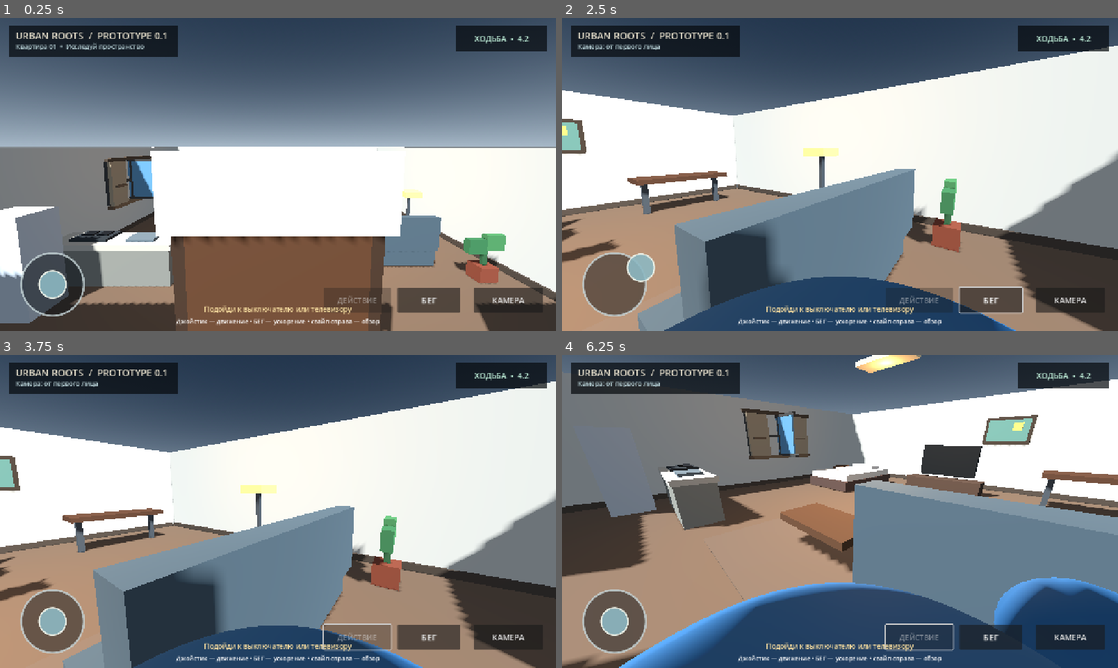
Above: before the commit, frames 1-4 (two rows, left to right).
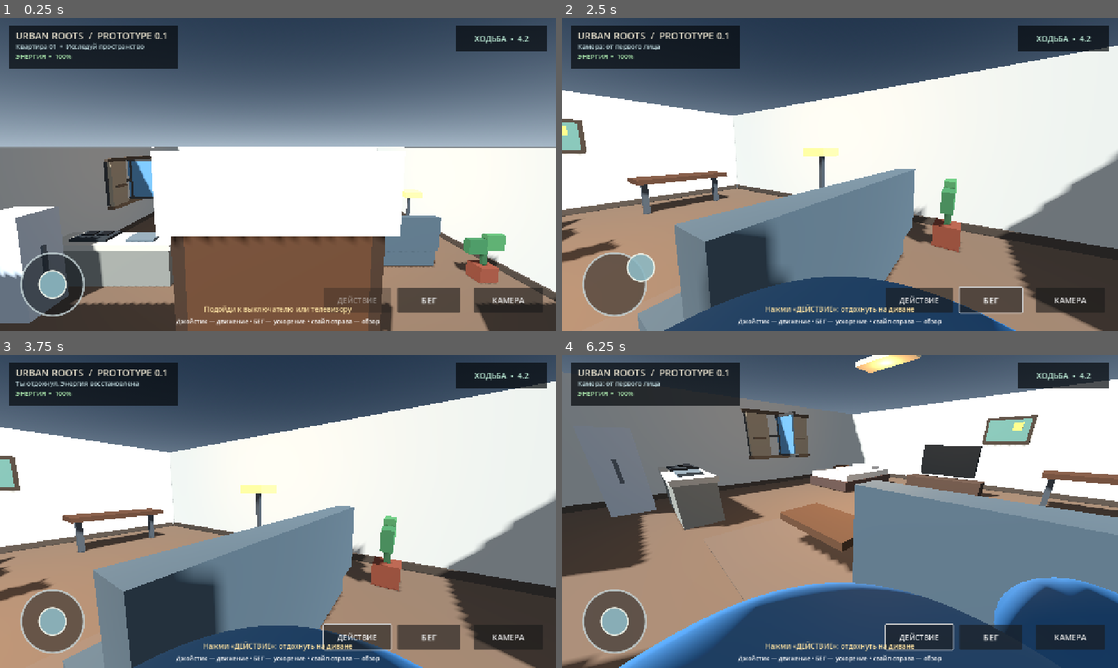
Above: after the commit, the same moments.

Repository: filesgloom-png/URBAN-ROOTS
Game: Godot game, scene res://scenes/main.tscn
Two runs of this game, one before a commit and one after it. Both use one fixed random seed, a clock stepped at 60 frames per second and the inputs below.
Inputs (mouse positions are in pixels of both pictures, inside the frame that each line leads up to):
- Up to frame 1 (0.25 s): no input
- Up to frame 2 (2.5 s): click "КАМЕРА" at 0.5 s; click "БЕГ" at 1.25 s; tap Enter at 2 s; drag from (612, 284) to (895, 105) at 2.02 s
- Up to frame 3 (3.75 s): click (355, 636) at 2.75 s, where only the run after the commit has a clickable "ДЕЙСТВИЕ"; tap Space at 3.5 s; drag from (166, 527) to (250, 574) at 3.52 s
- Up to frame 4 (6.25 s): tap Enter at 4.25 s; move the mouse to (895, 442) at 4.27 s; hold D (move_right) 4.28-5 s; tap V at 4.35, 5.85 s; drag from (812, 574) to (673, 464) at 5.02 s; tap Space at 5.75 s; move the mouse to (1006, 558) at 5.77 s; hold A (move_left) from 5.78 s (still down)

The runs differ from the first frame. In frame 1, 1.3% of the frame differs, in the area x 1-32%, y 11-82%; in frame 2, 1.8%; in frame 3, 2.5%, in the area x 1-71%, y 8-95%; in frame 4, 1.7%.

Commit message:
Add furniture interactions and stamina gameplay

Diff:
--- a/scripts/main.gd
+++ b/scripts/main.gd
@@ -23,14 +23,18 @@
 var look_last := Vector2.ZERO
 var status_label: Label
 var movement_label: Label
+var stamina_label: Label
 var interaction_hint: Label
 var interact_button: Button
 var ceiling_glow: OmniLight3D
 var ceiling_fixture: MeshInstance3D
 var switch_visual: MeshInstance3D
 var tv_screen: MeshInstance3D
+var fridge_visual: MeshInstance3D
 var light_is_on := true
 var tv_is_on := false
+var fridge_is_open := false
+var stamina := 100.0
 var interaction_target := ""
 
 func _ready() -> void:
@@ -136,7 +140,8 @@
 	_box(self, "WindowMullionVertical", Vector3(0.08, 1.42, 0.1), Vector3(-5.78, 1.95, -1.2), Color(0.25, 0.25, 0.24), false)
 	_box(self, "WindowMullionHorizontal", Vector3(0.08, 0.1, 2.42), Vector3(-5.78, 1.95, -1.2), Color(0.25, 0.25, 0.24), false)
 	_box(self, "KitchenCounter", Vector3(2.8, 0.9, 0.75), Vector3(-3.9, 0.45, 2.5), Color(0.5, 0.5, 0.46))
-	_box(self, "Fridge", Vector3(0.85, 2.0, 0.8), Vector3(-5.0, 1.0, 3.6), Color(0.72, 0.75, 0.76))
+	fridge_visual = _box(self, "Fridge", Vector3(0.85, 2.0, 0.8), Vector3(-5.0, 1.0, 3.6), Color(0.72, 0.75, 0.76))
+	_box(self, "FridgeHandle", Vector3(0.055, 0.55, 0.07), Vector3(-4.55, 1.05, 3.62), Color(0.35, 0.38, 0.4), false)
 	_box(self, "LampStem", Vector3(0.08, 1.1, 0.08), Vector3(4.5, 1.05, 0.1), trim_mat)
 	_box(self, "LampShade", Vector3(0.55, 0.18, 0.55), Vector3(4.5, 1.65, 0.1), Color(0.9, 0.75, 0.48), false)
 	# Small lived-in details: bedside table, wall art, media unit, plant and kitchen fixtures.
@@ -250,7 +255,7 @@
 	var panel := ColorRect.new()
 	panel.color = Color(0.025, 0.04, 0.055, 0.72)
 	panel.position = Vector2(20, 18)
-	panel.size = Vector2(390, 72)
+	panel.size = Vector2(390, 100)
 	layer.add_child(panel)
 	var title := Label.new()
 	title.text = "URBAN ROOTS  /  PROTOTYPE 0.1"
@@ -264,6 +269,13 @@
 	status_label.add_theme_font_size_override("font_size", 15)
 	status_label.add_theme_color_override("font_color", Color(0.72, 0.82, 0.84))
 	layer.add_child(status_label)
+	stamina_label = Label.new()
+	stamina_label.name = "StaminaStatus"
+	stamina_label.text = "ЭНЕРГИЯ  •  100%"
+	stamina_label.position = Vector2(36, 77)
+	stamina_label.add_theme_font_size_override("font_size", 15)
+	stamina_label.add_theme_color_override("font_color", Color(0.65, 0.88, 0.66))
+	layer.add_child(stamina_label)
 	var motion_panel := ColorRect.new()
 	motion_panel.name = "MovementStatusPanel"
 	motion_panel.color = Color(0.025, 0.04, 0.055, 0.72)
@@ -357,12 +369,18 @@
 
 func _update_interaction_target() -> void:
 	interaction_target = ""
-	var switch_distance := player.global_position.distance_to(Vector3(1.2, 1.25, 5.7))
-	var tv_distance := player.global_position.distance_to(Vector3(0.1, 1.12, -3.65))
-	if switch_distance <= 2.25 and switch_distance <= tv_distance:
-		interaction_target = "light"
-	elif tv_distance <= 2.25:
-		interaction_target = "tv"
+	var distances := {
+		"light": player.global_position.distance_to(Vector3(1.2, 1.25, 5.7)),
+		"tv": player.global_position.distance_to(Vector3(0.1, 1.12, -3.65)),
+		"bed": player.global_position.distance_to(Vector3(-3.4, 0.7, -3.1)),
+		"sofa": player.global_position.distance_to(Vector3(2.8, 0.7, 1.5)),
+		"fridge": player.global_position.distance_to(Vector3(-5.0, 1.0, 3.6))
+	}
+	var nearest_distance := 2.25
+	for target in distances:
+		if distances[target] <= nearest_distance:
+			nearest_distance = distances[target]
+			interaction_target = target
 	if is_instance_valid(interact_button):
 		interact_button.disabled = interaction_target == ""
 	if is_instance_valid(interaction_hint):
@@ -371,6 +389,12 @@
 				interaction_hint.text = "Нажми «ДЕЙСТВИЕ»: " + ("выключить свет" if light_is_on else "включить свет")
 			"tv":
 				interaction_hint.text = "Нажми «ДЕЙСТВИЕ»: " + ("выключить телевизор" if tv_is_on else "включить телевизор")
+			"bed":
+				interaction_hint.text = "Нажми «ДЕЙСТВИЕ»: восстановить энергию на кровати"
+			"sofa":
+				interaction_hint.text = "Нажми «ДЕЙСТВИЕ»: отдохнуть на диване"
+			"fridge":
+				interaction_hint.text = "Нажми «ДЕЙСТВИЕ»: " + ("закрыть холодильник" if fridge_is_open else "открыть холодильник")
 			_:
 				interaction_hint.text = "Подойди к выключателю или телевизору"
 
@@ -397,6 +421,16 @@
 				tv_screen.material_override = screen_material
 			if is_instance_valid(status_label):
 				status_label.text = "Телевизор включён" if tv_is_on else "Телевизор выключен"
+		"bed", "sofa":
+			stamina = 100.0
+			if is_instance_valid(status_label):
+				status_label.text = "Ты отдохнул. Энергия восстановлена"
+		"fridge":
+			fridge_is_open = not fridge_is_open
+			if is_instance_valid(fridge_visual):
+				fridge_visual.material_override = _material(Color(0.42, 0.49, 0.52) if fridge_is_open else Color(0.72, 0.75, 0.76))
+			if is_instance_valid(status_label):
+				status_label.text = "Холодильник открыт" if fridge_is_open else "Холодильник закрыт"
 	_update_interaction_target()
 
 func _toggle_camera() -> void:
@@ -452,7 +486,16 @@
 		var basis := Basis(Vector3.UP, yaw)
 		direction = basis * Vector3(input_dir.x, 0, input_dir.y)
 		player.rotation.y = lerp_angle(player.rotation.y, atan2(-direction.x, -direction.z), 0.2)
+	if sprinting and input_dir.length() > 0.05 and stamina > 0.0:
+		stamina = maxf(0.0, stamina - _delta * 22.0)
+	else:
+		stamina = minf(100.0, stamina + _delta * 12.0)
+	if stamina <= 0.0:
+		sprinting = false
 	var current_speed := RUN_SPEED if sprinting else WALK_SPEED
+	if is_instance_valid(stamina_label):
+		stamina_label.text = "ЭНЕРГИЯ  •  %d%%" % int(round(stamina))
+		stamina_label.add_theme_color_override("font_color", Color(0.95, 0.55, 0.42) if stamina < 25.0 else Color(0.65, 0.88, 0.66))
 	if is_instance_valid(movement_label):
 		movement_label.text = "БЕГ  •  6.6" if sprinting else "ХОДЬБА  •  4.2"
 		movement_label.add_theme_color_override("font_color", Color(1.0, 0.72, 0.38) if sprinting else Color(0.72, 0.9, 0.82))
